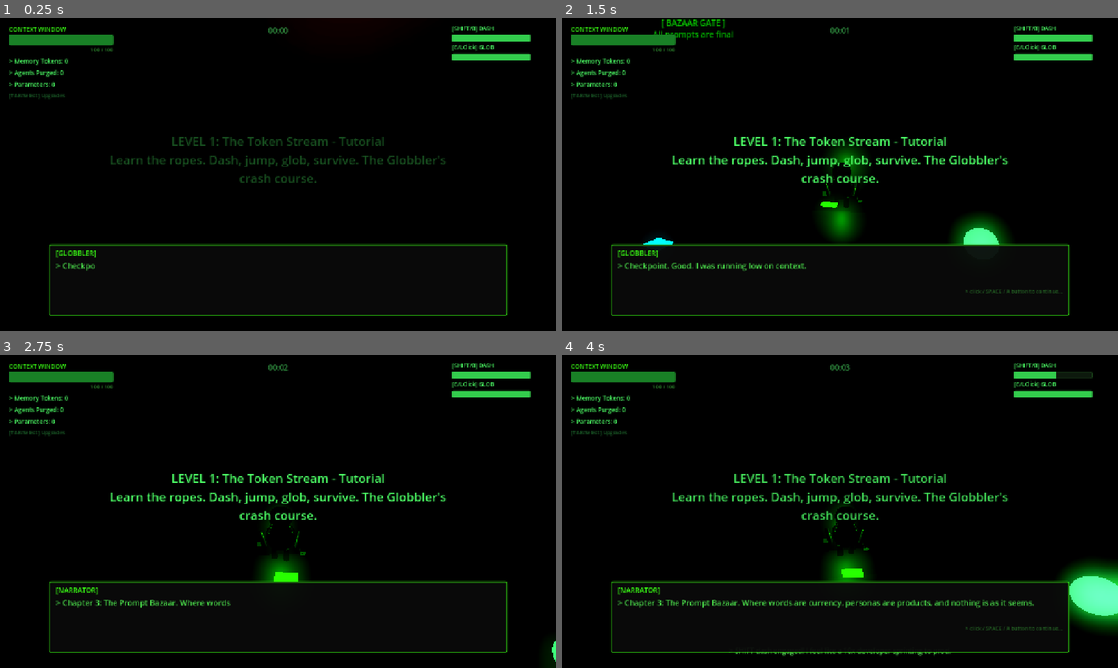
Above: before the commit, frames 1-4 (two rows, left to right).
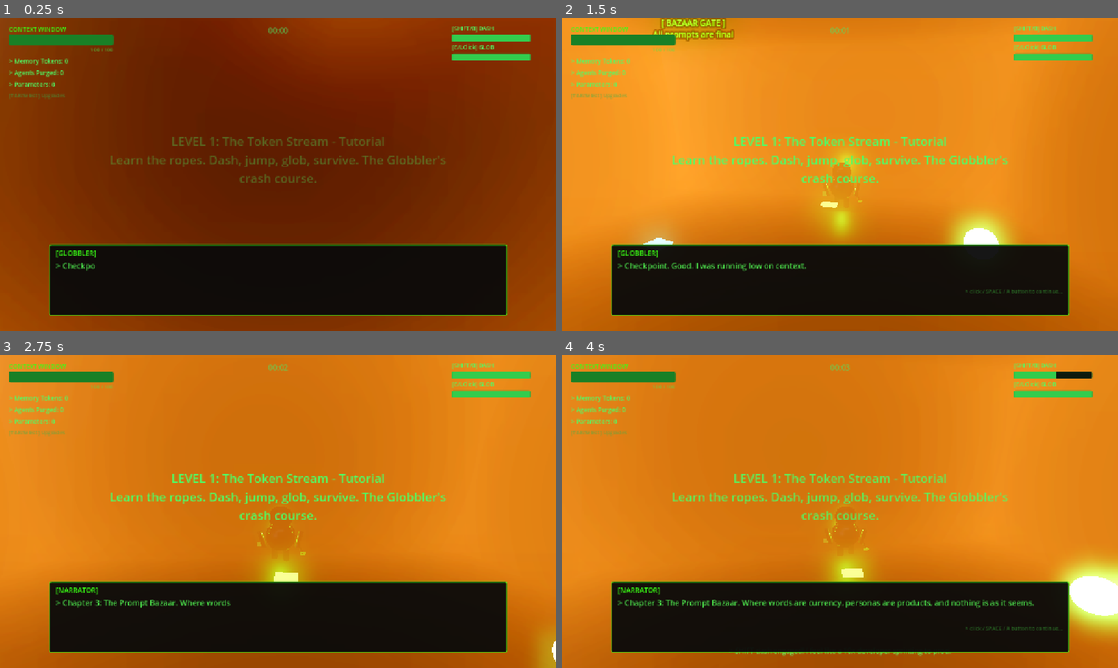
Above: after the commit, the same moments.

Repository: hwashburn1011/globblers-journey
Game: Godot game, scene res://scenes/levels/chapter_3/prompt_bazaar.tscn
Two runs of this game, one before a commit and one after it. Both use one fixed random seed, a clock stepped at 60 frames per second and the inputs below. This scene is started directly instead of the project's main scene.
Inputs (mouse positions are in pixels of both pictures, inside the frame that each line leads up to):
- Up to frame 1 (0.25 s): no input
- Up to frame 2 (1.5 s): tap Enter (menu_confirm) at 0.5 s; move the mouse to (867, 174) at 0.52 s; hold V (agent_cycle) 0.53-1.28 s; hold Up (hack_up) from 0.53 s (still down); click (867, 174) at 0.67 s; move the mouse to (812, 174) at 1.27 s; tap G (agent_spawn) at 1.35 s
- Up to frame 3 (2.75 s): keep holding Up (hack_up); move the mouse to (289, 505) at 2.02 s; hold Mouse wheel up (camera_zoom_in) from 2.03 s (still down)
- Up to frame 4 (4 s): keep holding Up (hack_up); move the mouse to (834, 517) at 2.77 s; release Mouse wheel up (camera_zoom_in) at 2.78 s; tap Mouse wheel down (camera_zoom_out) at 2.85 s; click (834, 517) at 2.92 s; move the mouse to (878, 514) at 3.52 s; hold Shift (dash) from 3.53 s (still down)

The runs differ from the first frame. In frame 1, 80% of the frame differs, in the area x 0-100%, y 0-100%; in frame 2, 80%; in frame 3, 80%; in frame 4, 80%.

Commit message:
feat: Task 1.6 — Chapter 3 WorldEnvironment with HDRI sky + warm amber fog
Created chapter_3.tres with carpentry_shop_02 HDRI (energy=0.7), warm amber
fog Color(0.9,0.6,0.3), heavier volumetric fog (density=0.04) for smoky market
atmosphere, SSAO/SSIL/SDFGI, and FILMIC tonemap. Replaced 18-line ad-hoc
Environment.new() block in prompt_bazaar.gd with preloaded .tres resource.

Co-Authored-By: Claude Opus 4.6 (1M context) <noreply@anthropic.com>

Diff:
--- /dev/null
+++ b/assets/environments/chapter_3.tres
@@ -0,0 +1,70 @@
+[gd_resource type="Environment" load_steps=3 format=3 uid="uid://ch3_prompt_bazaar_env"]
+
+[ext_resource type="Texture2D" uid="uid://ch3_sky_hdri" path="res://assets/hdri/ch3_sky.hdr" id="1_ch3sky"]
+
+[sub_resource type="PanoramaSkyMaterial" id="PanoramaSkyMaterial_ch3"]
+panorama = ExtResource("1_ch3sky")
+
+[sub_resource type="Sky" id="Sky_ch3"]
+sky_material = SubResource("PanoramaSkyMaterial_ch3")
+
+[resource]
+; ============================================================
+; Chapter 3: Prompt Bazaar — WorldEnvironment
+; "A smoky night market where you can buy anything except
+;  a straight answer. The amber haze smells like burning tokens."
+; Warm amber fog, heavier volumetric fog for that marketplace steam.
+; ============================================================
+
+; --- Sky (warm carpentry shop HDRI — closest thing to a bazaar at midnight) ---
+background_mode = 2
+sky = SubResource("Sky_ch3")
+sky_custom_fov = 0.0
+background_energy_multiplier = 0.7
+
+; --- Ambient light — warm amber glow from all those dubious lanterns ---
+ambient_light_source = 1
+ambient_light_color = Color(0.1, 0.07, 0.04, 1)
+ambient_light_energy = 0.35
+
+; --- Tonemap (FILMIC = 3) ---
+tonemap_mode = 3
+tonemap_exposure = 1.0
+
+; --- Glow (bloom) — cranked up for neon signs and lantern halos ---
+glow_enabled = true
+glow_intensity = 1.2
+glow_strength = 1.1
+glow_bloom = 0.8
+glow_hdr_threshold = 0.8
+glow_blend_mode = 0
+
+; --- SSAO (market clutter needs contact shadows) ---
+ssao_enabled = true
+ssao_radius = 1.5
+ssao_intensity = 2.0
+
+; --- SSIL ---
+ssil_enabled = true
+ssil_radius = 5.0
+ssil_intensity = 1.0
+
+; --- SDFGI ---
+sdfgi_enabled = true
+sdfgi_use_occlusion = true
+
+; --- Fog — warm amber, the color of questionable prompt engineering ---
+fog_enabled = true
+fog_light_color = Color(0.9, 0.6, 0.3, 1)
+fog_density = 0.015
+
+; --- Volumetric Fog (heavier than other chapters — smoky market vibes) ---
+volumetric_fog_enabled = true
+volumetric_fog_density = 0.04
+volumetric_fog_albedo = Color(0.08, 0.05, 0.03, 1)
+volumetric_fog_emission = Color(0.06, 0.04, 0.02, 1)
+
+; --- Post-processing — warm and saturated, everything's for sale ---
+adjustment_enabled = true
+adjustment_contrast = 1.1
+adjustment_saturation = 1.2
--- a/scenes/levels/chapter_3/prompt_bazaar.gd
+++ b/scenes/levels/chapter_3/prompt_bazaar.gd
@@ -172,31 +172,11 @@
 	fill.light_energy = 0.1
 	add_child(fill)
 
-	# World environment — dark warm void, like a night market floating in space
-	var env = Environment.new()
-	env.background_mode = Environment.BG_COLOR
-	env.background_color = Color(0.02, 0.015, 0.01)
-	env.ambient_light_source = Environment.AMBIENT_SOURCE_COLOR
-	env.ambient_light_color = Color(0.08, 0.06, 0.04)
-	env.ambient_light_energy = 0.3
-	env.glow_enabled = true
-	env.glow_intensity = 1.2
-	env.glow_bloom = 0.8
-	env.fog_enabled = true
-	env.fog_light_color = Color(0.04, 0.03, 0.02)
-	env.fog_density = 0.01
-	env.volumetric_fog_enabled = true
-	env.volumetric_fog_density = 0.02
-	env.volumetric_fog_albedo = Color(0.04, 0.03, 0.02)
-	env.volumetric_fog_emission = Color(0.02, 0.015, 0.01)
-
-	env.adjustment_enabled = true
-	env.adjustment_contrast = 1.1
-	env.adjustment_saturation = 1.2
-
+	# World environment — preloaded .tres with HDRI sky, amber fog, the works
+	# (because hand-rolling 20 env properties was SO last chapter)
 	var world_env = WorldEnvironment.new()
 	world_env.name = "Environment"
-	world_env.environment = env
+	world_env.environment = preload("res://assets/environments/chapter_3.tres")
 	add_child(world_env)
 
 	_setup_post_processing()
Not shown, changed: TASKS.md
